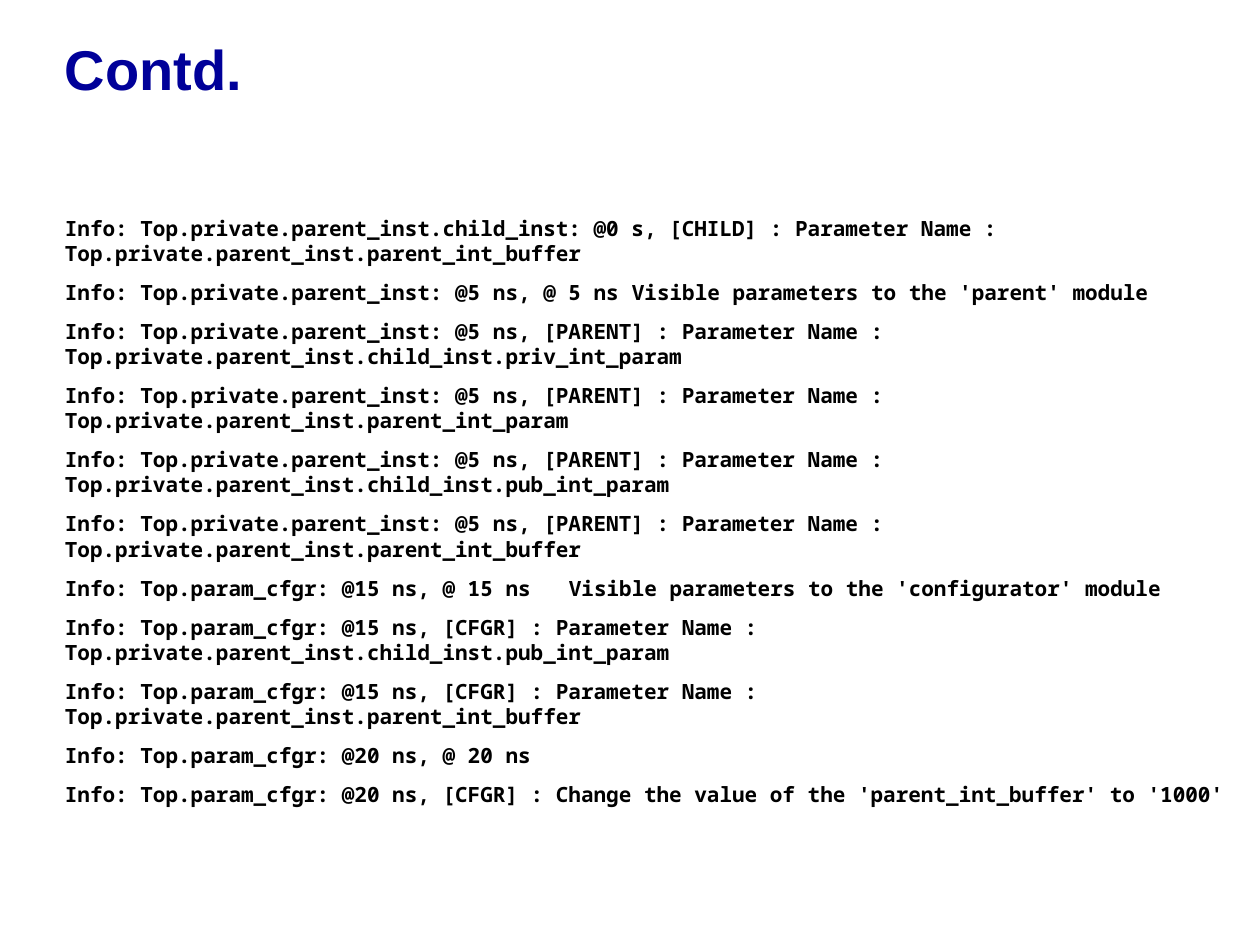
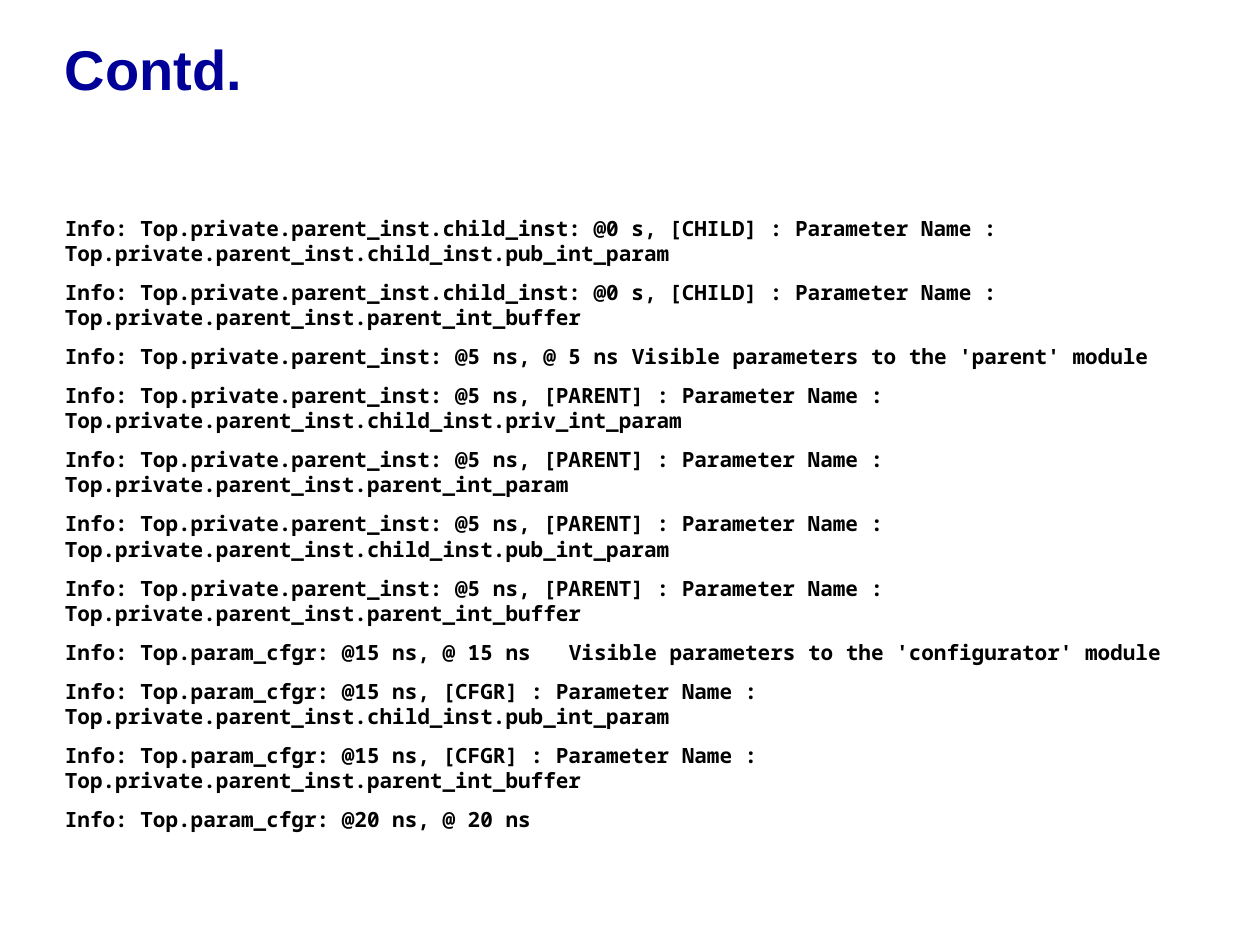
Before and after one commit to accellera-official/cci, a slide deck: slide 9 of examples/ex14_Hiding_Parameters/docs/ex14_Hiding_Parameters.ppt. Drawn at 1260x945 pixels with LibreOffice and Linux fonts; fonts in the diff are those of the drawing; background and template pictures are left out. Boxes give left, top, right and bottom in pixels: in the first picture for what was removed or moved away, otherwise in the second. Text is boxed around its words. In the diff, an @@ line names an element or a change of style, - is before the commit and + after.

```diff
--- a/examples/ex14_Hiding_Parameters/docs/ex14_Hiding_Parameters.ppt
+++ b/examples/ex14_Hiding_Parameters/docs/ex14_Hiding_Parameters.ppt
@@ text at (65, 219, 971, 266): paragraph added @@
+Info: Top.private.parent_inst.child_inst: @0 s, [CHILD] : Parameter Name : Top.private.parent_inst.child_inst.pub_int_param
@@ text at (65, 785, 1224, 807): paragraph removed @@
-Info: Top.param_cfgr: @20 ns, [CFGR] : Change the value of the 'parent_int_buffer' to '1000'
```
Also in this commit, not shown: 2 other slides changed, 58 other files.
